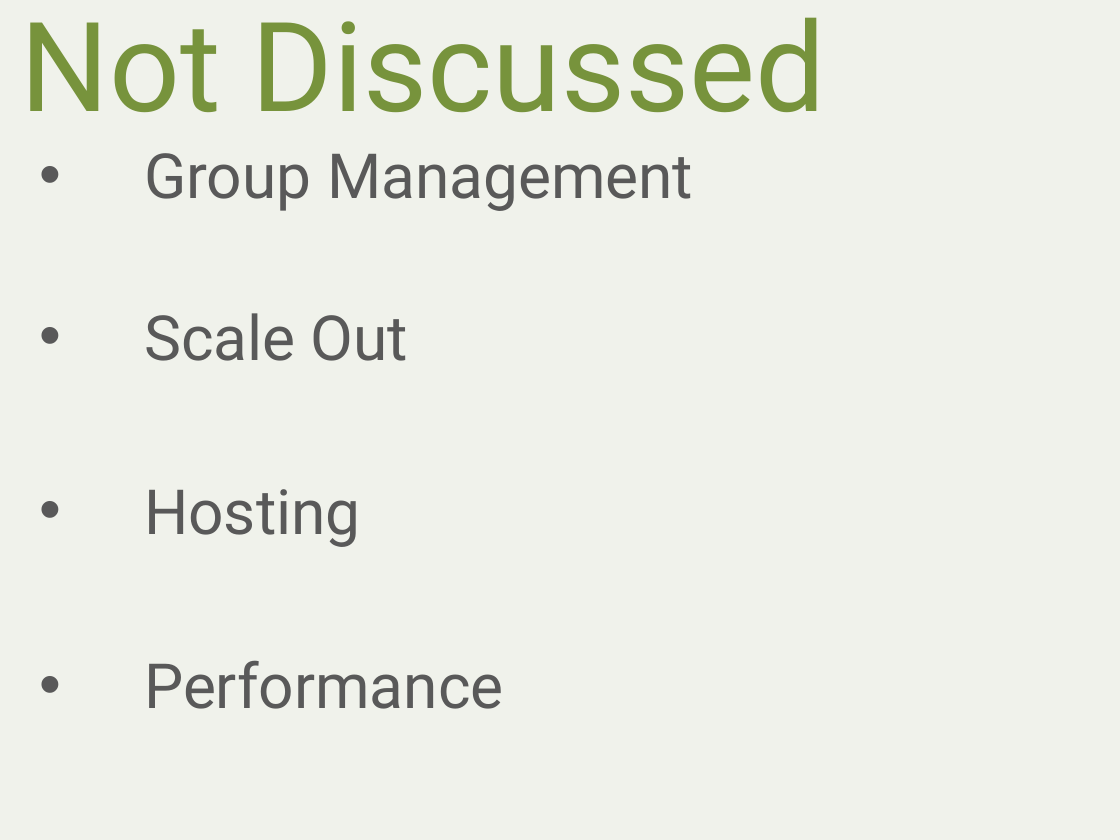
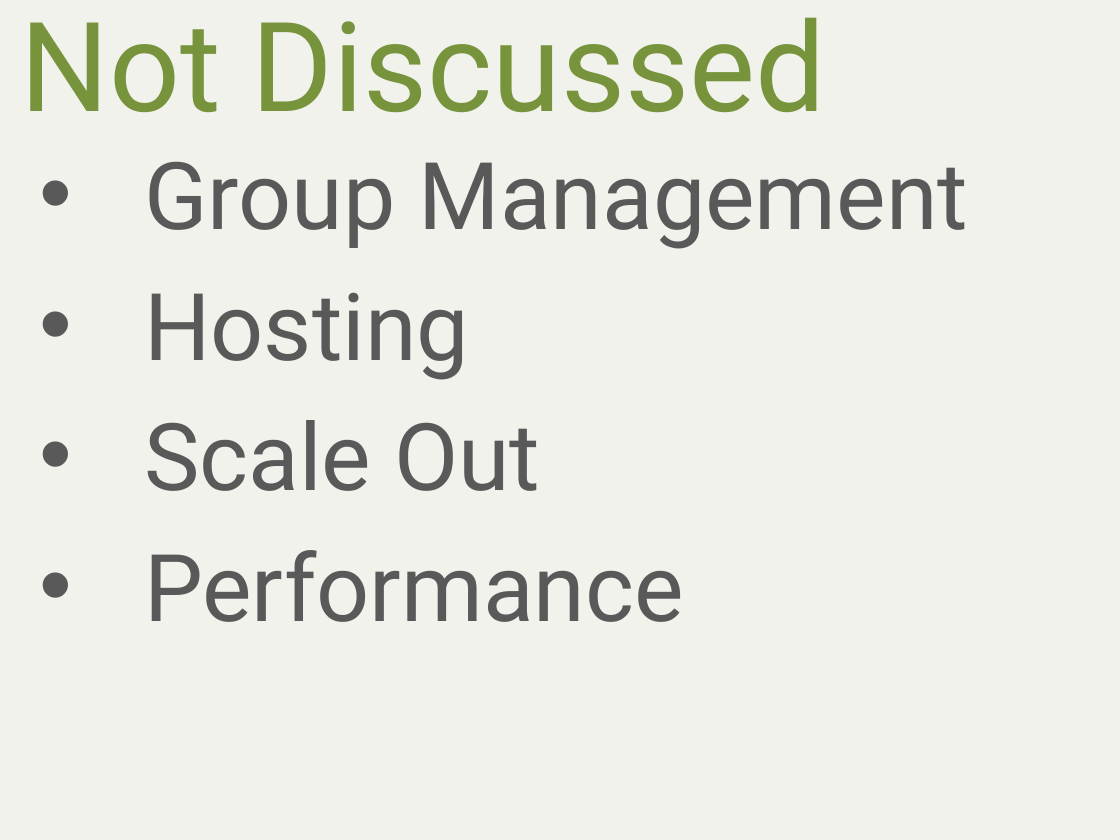
Before and after one commit to alani/Talks, a slide deck: slide 30 of SignalR-Intro/SignalRIntro.pptx. Drawn at 1120x840 pixels with LibreOffice and Linux fonts; fonts in the diff are those of the drawing. Boxes give left, top, right and bottom in pixels: in the first picture for what was removed or moved away, otherwise in the second. Text is boxed around its words. In the diff, an @@ line names an element or a change of style, - is before the commit and + after.

```diff
--- a/SignalR-Intro/SignalRIntro.pptx
+++ b/SignalR-Intro/SignalRIntro.pptx
@@ subtitle at <box>144,161,969,622</box>: size 40 to 60 pt in "Group Management", "Scale Out", "Performance"; more space between paragraphs @@
@@ subtitle at <box>144,293,469,380</box>: paragraph added @@
+• Hosting
@@ subtitle at <box>144,489,361,547</box>: paragraph removed @@
-• Hosting
```
Also in this commit, not shown: 3 other slides changed, 1 other file.
